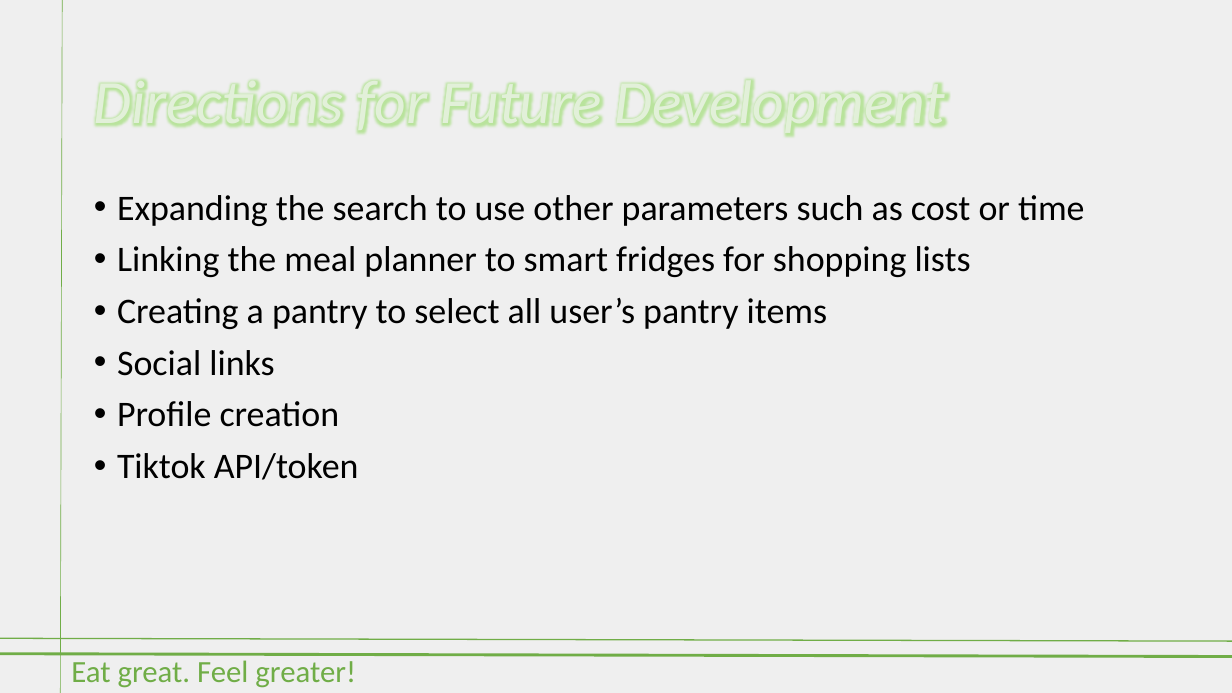
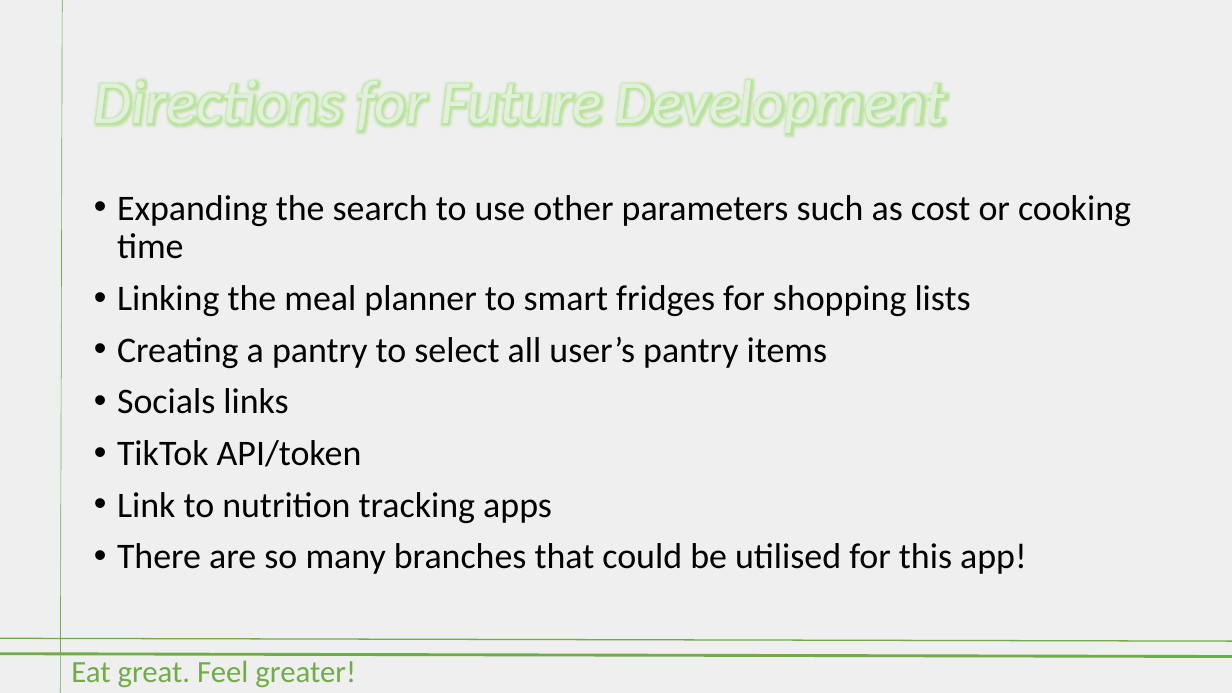
Before and after one commit to stanno03/Fridge-Fren, a slide deck: slide 10 of Fridge Fren.pptx. Drawn at 1232x693 pixels with LibreOffice and Linux fonts; fonts in the diff are those of the drawing. Boxes give left, top, right and bottom in pixels: in the first picture for what was removed or moved away, otherwise in the second. Text is boxed around its words. In the diff, an @@ line names an element or a change of style, - is before the commit and + after.

```diff
--- a/Fridge Fren.pptx
+++ b/Fridge Fren.pptx
@@ text at <box>117,195,1131,259</box>: text changed @@
-• Expanding the search to use other parameters such as cost or time
+• Expanding the search to use other parameters such as cost or cooking time
@@ text at <box>117,388,1027,574</box>: text changed @@
-• Social links
-• Profile creation
-• Tiktok API/token
+• Socials links
+• TikTok API/token
+• Link to nutrition tracking apps
+• There are so many branches that could be utilised for this app!
```
Also in this commit, not shown: 9 other slides changed.
